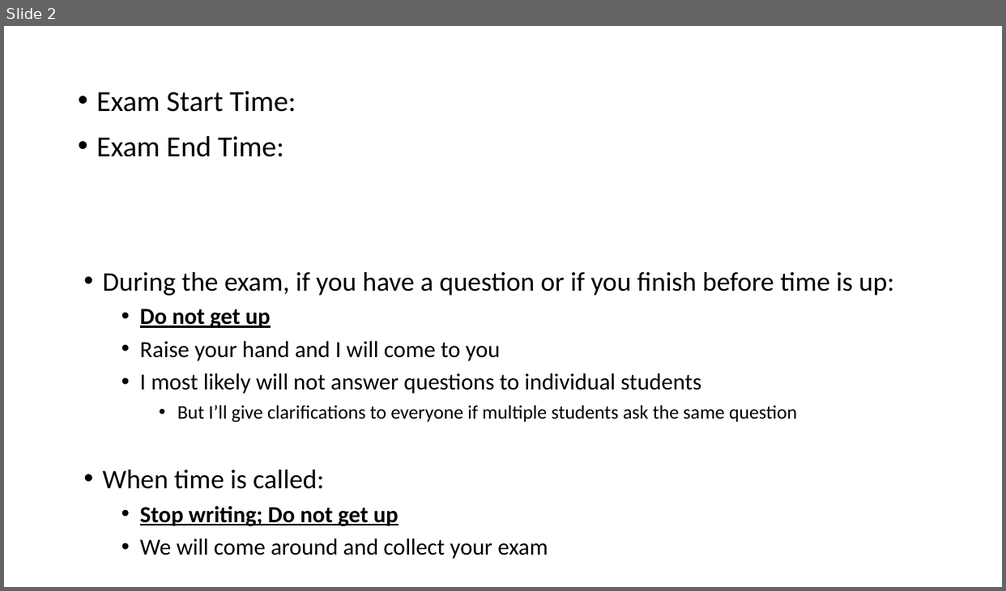
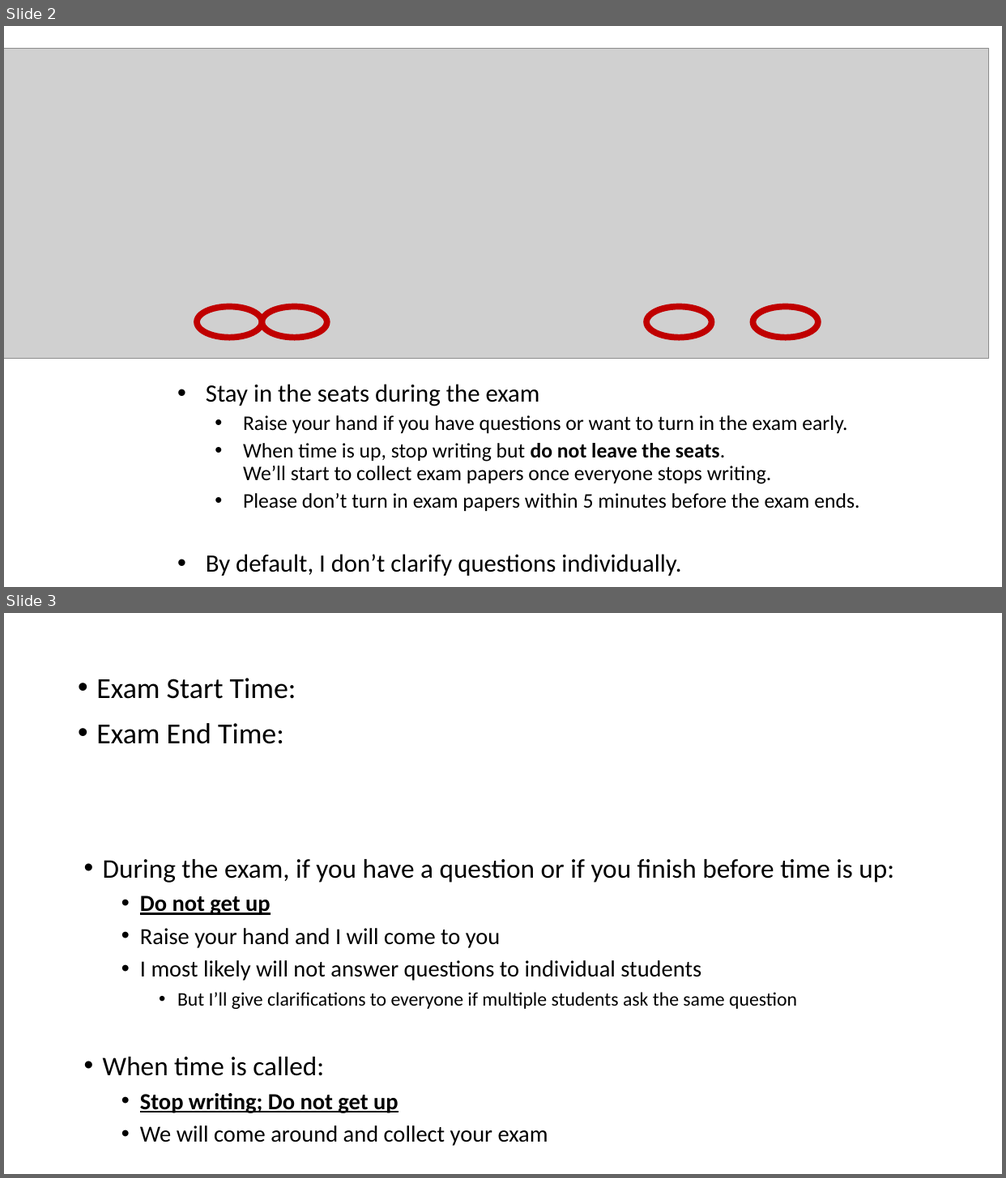
Before and after one commit to chienjuho/chienjuho.github.io, a slide deck: courses/cse417t/exam2.pptx. Shown one above the other, each under a label of ours: slide 2 before the commit, slides 2 and 3 after it. The pictures are 1006x591 and 1006x1178 pixels, drawn with LibreOffice and Linux fonts; fonts in the diff are those of the drawing; grey boxes stand for pictures. Boxes give left, top, right and bottom in pixels: in the first picture for what was removed or moved away, otherwise in the second. Text is boxed around its words. In the diff, an @@ line names an element or a change of style, - is before the commit and + after.

Commit message:
417t exam 2

```diff
--- a/courses/cse417t/exam2.pptx
+++ b/courses/cse417t/exam2.pptx
@@ slide 2 added at [4, 26, 1002, 587], background #FFFFFF @@
@@ picture added at [4, 49, 988, 358] @@
@@ ellipse added at [197, 307, 262, 337], outline #C00000 6 pt @@
@@ ellipse added at [262, 307, 327, 337], outline #C00000 6 pt @@
@@ ellipse added at [646, 307, 711, 337], outline #C00000 6 pt @@
@@ ellipse added at [753, 307, 819, 337], outline #C00000 6 pt @@
@@ text added at [206, 384, 859, 576], 20 pt, text #000000 @@
+• Stay in the seats during the exam
+  • Raise your hand if you have questions or want to turn in the exam early.
+  • When time is up, stop writing but do not leave the seats.
+    We’ll start to collect exam papers once everyone stops writing.
+  • Please don’t turn in exam papers within 5 minutes before the exam ends.
+• By default, I don’t clarify questions individually.
@@ what was slide 2 is now slide 3 @@
```
Also in this commit, not shown: 1 other slide added, 1 slide removed, 1 other file.
